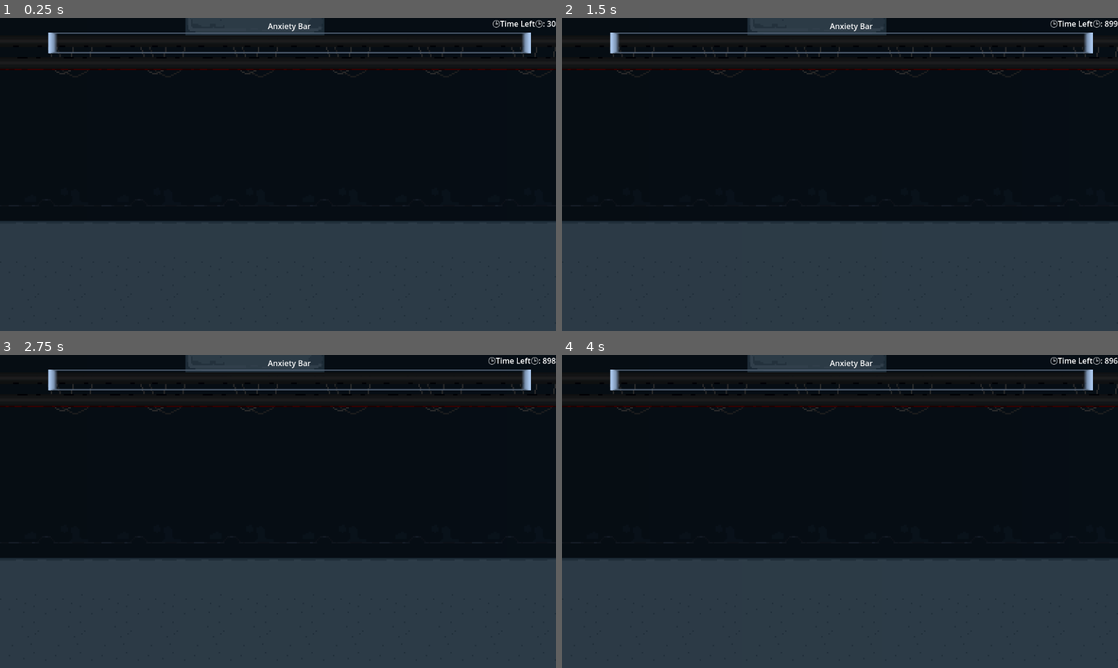
Above: before the commit, frames 1-4 (two rows, left to right).
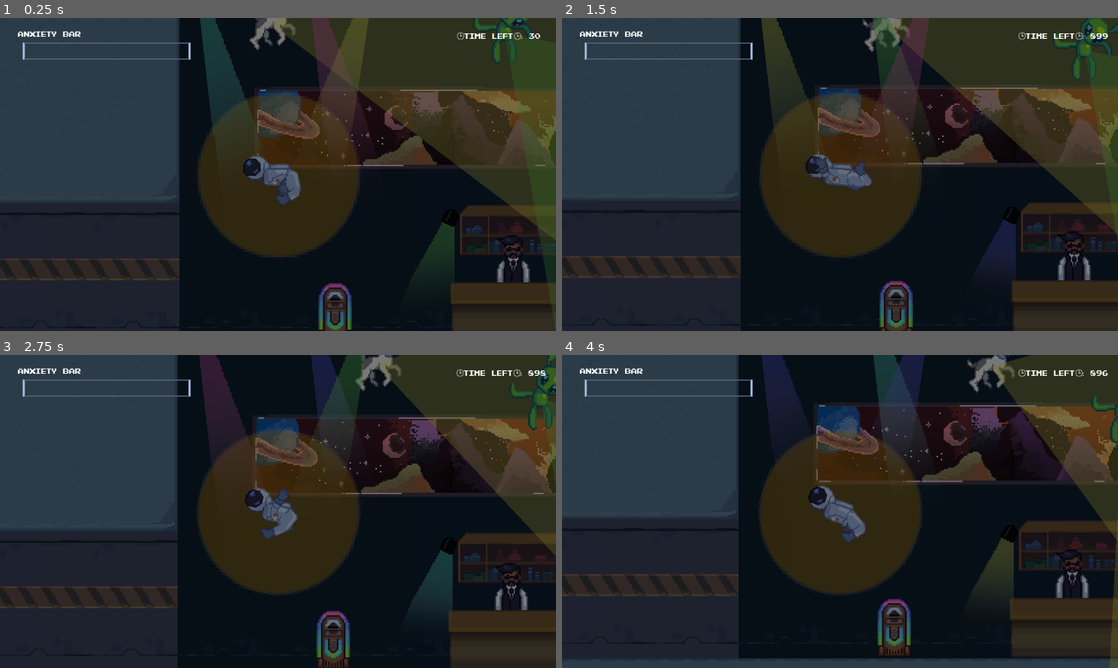
Above: after the commit, the same moments.

Repository: PiotrusWatson/last_party
Game: Godot game, scene res://worlds/piotrus_scene.tscn
Two runs of this game, one before a commit and one after it. Both use one fixed random seed, a clock stepped at 60 frames per second and the inputs below.
Inputs (mouse positions are in pixels of both pictures, inside the frame that each line leads up to):
- Up to frame 1 (0.25 s): no input
- Up to frame 2 (1.5 s): move the mouse to (962, 158) at 0.52 s; press the mouse at (962, 158) at 0.53 s; move the mouse to (728, 190) at 1.27 s; release the mouse at (728, 190) at 1.28 s; tap E (Interact) at 1.35 s
- Up to frame 3 (2.75 s): move the mouse to (333, 442) at 2.02 s; press the mouse at (333, 442) at 2.03 s
- Up to frame 4 (4 s): move the mouse to (812, 574) at 2.77 s; release the mouse at (812, 574) at 2.78 s; tap E (Interact) at 2.85 s; move the mouse to (1006, 558) at 3.52 s; press the mouse at (1006, 558) at 3.53 s

The runs differ from the first frame. In frame 1, 81% of the frame differs, in the area x 0-100%, y 0-100%; in frame 2, 79%; in frame 3, 76%; in frame 4, 71%.
Error before the commit: Invalid access to property or key 'position' on a base object of type 'null instance'. (res://worlds/follow_thing.gd:12)

Commit message:
new and improved UI

Diff:
--- a/UI/anxiety_bar.tscn
+++ b/UI/anxiety_bar.tscn
@@ -1,15 +1,23 @@
-[gd_scene load_steps=5 format=3 uid="uid://c2jcjr23v276m"]
+[gd_scene load_steps=7 format=3 uid="uid://c2jcjr23v276m"]
 
 [ext_resource type="Texture2D" uid="uid://bcnnx371gayei" path="res://UI/Anxietybar_frame.png" id="1_3vr3l"]
 [ext_resource type="Texture2D" uid="uid://clhoytmatma7a" path="res://UI/Anxietybar_filling.png" id="2_waixi"]
 [ext_resource type="Script" path="res://worlds/anxiety_bar.gd" id="3_xybdf"]
 [ext_resource type="Texture2D" uid="uid://ci77s2j6y1qkv" path="res://UI/Anxietybar_filling_critical.png" id="4_oggj2"]
+[ext_resource type="FontFile" uid="uid://d4nirmpkhfngg" path="res://UI/Fonts/pixel/Pixel NES.otf" id="5_sy485"]
+
+[sub_resource type="Theme" id="Theme_q0cv1"]
+default_font = ExtResource("5_sy485")
 
 [node name="AnxietyBar" type="TextureProgressBar"]
-anchors_preset = 10
-anchor_right = 1.0
-offset_top = 30.0
-offset_bottom = 60.0
+texture_filter = 1
+anchors_preset = -1
+anchor_left = 0.02
+anchor_right = 0.454
+offset_left = -0.0400009
+offset_top = 38.0
+offset_right = -0.00805664
+offset_bottom = 68.0
 grow_horizontal = 2
 nine_patch_stretch = true
 texture_over = ExtResource("1_3vr3l")
@@ -19,12 +27,15 @@
 
 [node name="Label" type="Label" parent="."]
 layout_mode = 1
-anchors_preset = 5
-anchor_left = 0.5
-anchor_right = 0.5
-offset_left = -45.0
-offset_top = -25.0
-offset_right = 45.0
-offset_bottom = -2.0
+anchors_preset = -1
+anchor_left = 0.138
+anchor_top = -0.233
+anchor_right = 0.138
+anchor_bottom = -0.233
+offset_left = -58.0
+offset_top = -20.01
+offset_right = 74.0
+offset_bottom = 2.99
 grow_horizontal = 2
+theme = SubResource("Theme_q0cv1")
 text = "Anxiety Bar"
--- a/worlds/piotrus_scene.tscn
+++ b/worlds/piotrus_scene.tscn
@@ -15,11 +15,12 @@
 [ext_resource type="Script" path="res://prefabs/god.gd" id="10_gu7p8"]
 [ext_resource type="Script" path="res://UI/clock.gd" id="10_wims2"]
 [ext_resource type="Texture2D" uid="uid://trq1eadbtpqw" path="res://sprites/Bartender/bartender_idle.png" id="11_ltvq2"]
+[ext_resource type="FontFile" uid="uid://d4nirmpkhfngg" path="res://UI/Fonts/pixel/Pixel NES.otf" id="11_pj3xo"]
 [ext_resource type="PackedScene" uid="uid://bvndfvkma6tes" path="res://prefabs/partygoer/partygoer_peruna.tscn" id="18_m5ujp"]
 [ext_resource type="PackedScene" uid="uid://c54k5p1wrajp3" path="res://prefabs/partygoer/partygoer_SamLake.tscn" id="19_t7da5"]
 [ext_resource type="PackedScene" uid="uid://b17g4mpnhehpj" path="res://prefabs/partygoer/partygoer_SannaMarin.tscn" id="20_psvbb"]
 [ext_resource type="Texture2D" uid="uid://kylcrv3b35yk" path="res://sprites/Background/banner.png" id="21_2bm38"]
-[ext_resource type="PackedScene" path="res://prefabs/props/point_1.tscn" id="22_1mibo"]
+[ext_resource type="PackedScene" uid="uid://dx2implnlqytc" path="res://prefabs/props/point_1.tscn" id="22_1mibo"]
 
 [sub_resource type="TileSetAtlasSource" id="TileSetAtlasSource_i02l5"]
 texture = ExtResource("5_xc60l")
@@ -152,6 +153,9 @@
 [sub_resource type="RectangleShape2D" id="RectangleShape2D_rbl53"]
 size = Vector2(86, 40)
 
+[sub_resource type="Theme" id="Theme_cy7yc"]
+default_font = ExtResource("11_pj3xo")
+
 [sub_resource type="SpriteFrames" id="SpriteFrames_02q5s"]
 animations = [{
 "frames": [{
@@ -220,7 +224,8 @@
 [node name="Player" parent="." instance=ExtResource("1_xf4hq")]
 position = Vector2(548, -116)
 
-[node name="MainCamera" parent="." instance=ExtResource("3_st8m8")]
+[node name="MainCamera" parent="." node_paths=PackedStringArray("thing_to_follow") instance=ExtResource("3_st8m8")]
+thing_to_follow = NodePath("../Player")
 
 [node name="TileMapLayer_Walls" type="TileMapLayer" parent="."]
 z_index = -1
@@ -337,18 +342,22 @@
 
 [node name="AnxietyBar" parent="UI/UI" instance=ExtResource("10_genvr")]
 layout_mode = 1
-offset_left = 100.0
-offset_right = -52.0
-offset_bottom = 73.0
+offset_left = 23.96
+offset_top = 51.0
+offset_right = -128.04
+offset_bottom = 86.0
 
 [node name="Clock" type="Label" parent="UI/UI"]
 layout_mode = 1
 anchors_preset = 1
 anchor_left = 1.0
 anchor_right = 1.0
-offset_left = -40.0
-offset_bottom = 23.0
+offset_left = -206.0
+offset_top = 25.0
+offset_right = -19.0
+offset_bottom = 48.0
 grow_horizontal = 0
+theme = SubResource("Theme_cy7yc")
 text = "🕒Time Left🕒: 30"
 script = ExtResource("10_wims2")
 
--- a/worlds/tutorial_scene.tscn
+++ b/worlds/tutorial_scene.tscn
@@ -98,7 +98,6 @@
 
 [node name="Player" parent="." instance=ExtResource("2_fyrok")]
 position = Vector2(-23, 56)
-gravity_scale = 0.0
 
 [node name="RoomColliders" type="StaticBody2D" parent="."]
 visible = false
Not shown: 1 places in worlds/piotrus_scene.tscn that only renumber resources
